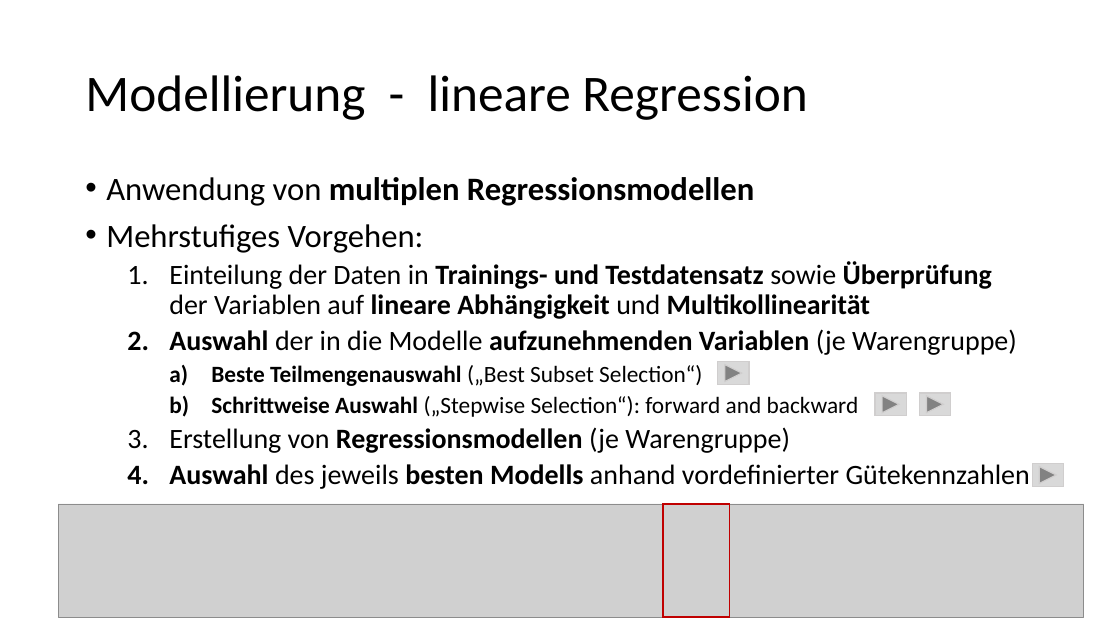
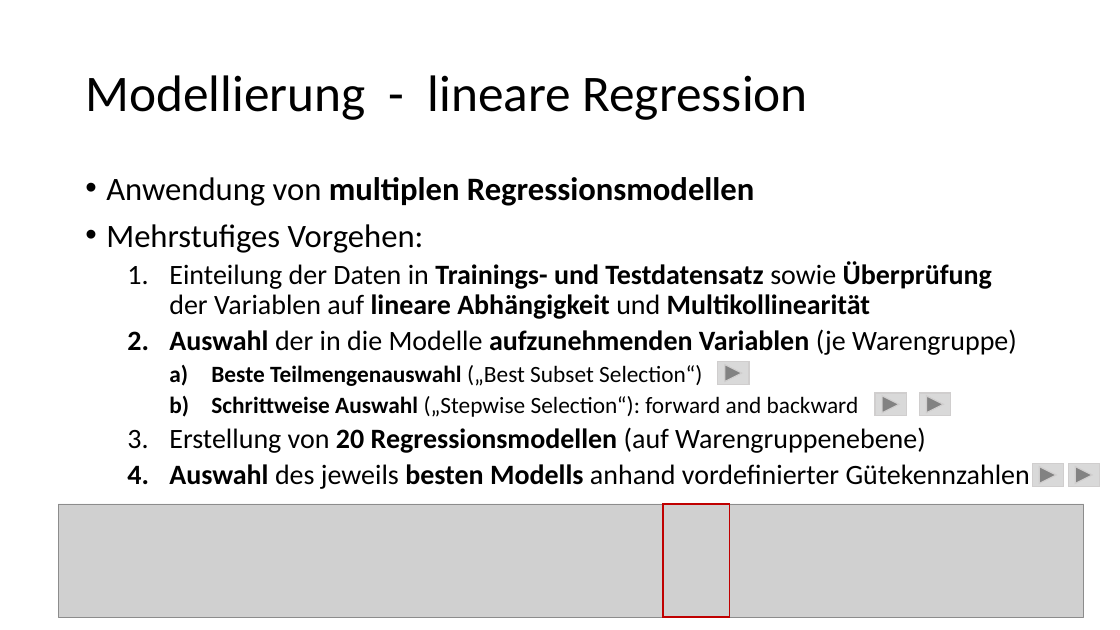
Before and after one commit to ChristinaMaedge/Application_Project, a slide deck: slide 8 of ApplicationProject_UmsatzprognoseBäckerei_v2.pptx (slide 6 before the commit). Drawn at 1120x630 pixels with LibreOffice and Linux fonts; fonts in the diff are those of the drawing; grey boxes stand for pictures. Boxes give left, top, right and bottom in pixels: in the first picture for what was removed or moved away, otherwise in the second. Text is boxed around its words. In the diff, an @@ line names an element or a change of style, - is before the commit and + after.

```diff
--- a/ApplicationProject_UmsatzprognoseBäckerei_v2.pptx
+++ b/ApplicationProject_UmsatzprognoseBäckerei_v2.pptx
@@ text at (169, 427, 926, 453): text changed @@
-  3. Erstellung von Regressionsmodellen (je Warengruppe)
+  3. Erstellung von 20 Regressionsmodellen (auf Warengruppenebene)
@@ action button forward next added at (1069, 464, 1100, 486), fill #D9D9D9, outline #D0CECE 1 pt @@
```
Also in this commit, not shown: 3 other slides changed, 3 slides added, 2 other files.
